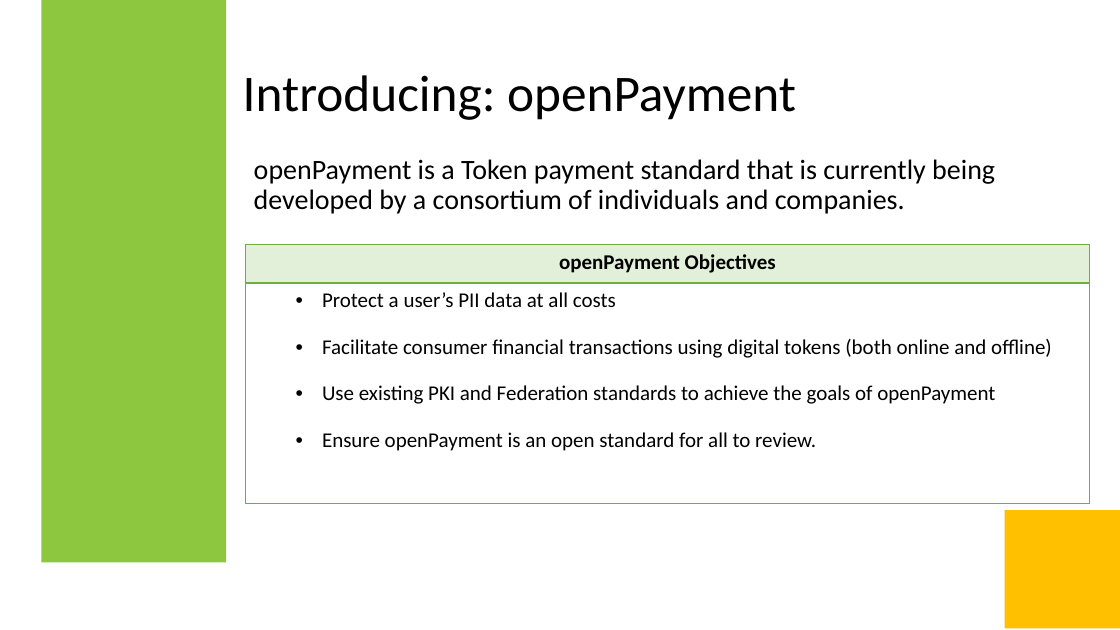
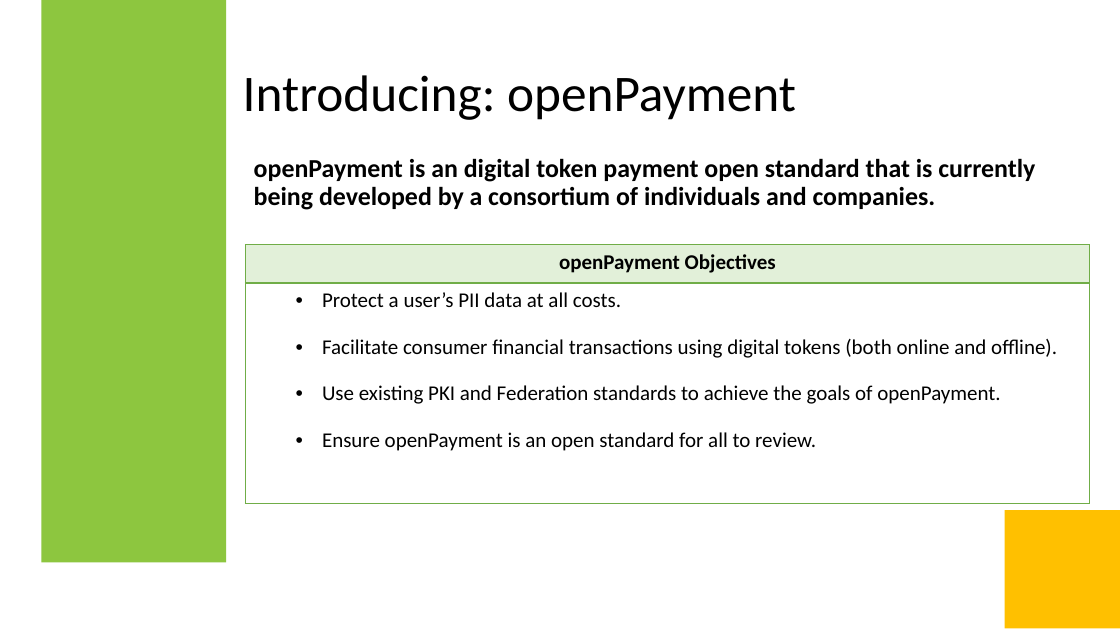
Before and after one commit to openIOU/OI-Standard, a slide deck: slide 4 of fancy/openPayment - Original Draft.pptx. Drawn at 1120x630 pixels with LibreOffice and Linux fonts; fonts in the diff are those of the drawing. Boxes give left, top, right and bottom in pixels: in the first picture for what was removed or moved away, otherwise in the second. Text is boxed around its words. In the diff, an @@ line names an element or a change of style, - is before the commit and + after.

Commit message:
Made some more changes.

```diff
--- a/fancy/openPayment - Original Draft.pptx
+++ b/fancy/openPayment - Original Draft.pptx
@@ text at [254, 158, 1035, 210]: text changed; size 24 to 22.2 pt; bold on @@
-openPayment is a Token payment standard that is currently being developed by a consortium of individuals and companies.
+openPayment is an digital token payment open standard that is currently being developed by a consortium of individuals and companies.
@@ table at [245, 245, 1090, 502] @@
-row 2, column 1: Protect a user’s PII data at all costs / Facilitate consumer financial transactions using digital tokens (both online and offline) / Use existing PKI and Federation standards to achieve the goals of openPayment / Ensure openPayment is an open standard for all to review.
+row 2, column 1: Protect a user’s PII data at all costs. / Facilitate consumer financial transactions using digital tokens (both online and offline). / Use existing PKI and Federation standards to achieve the goals of openPayment. / Ensure openPayment is an open standard for all to review.
```
Also in this commit, not shown: 2 other slides changed.
